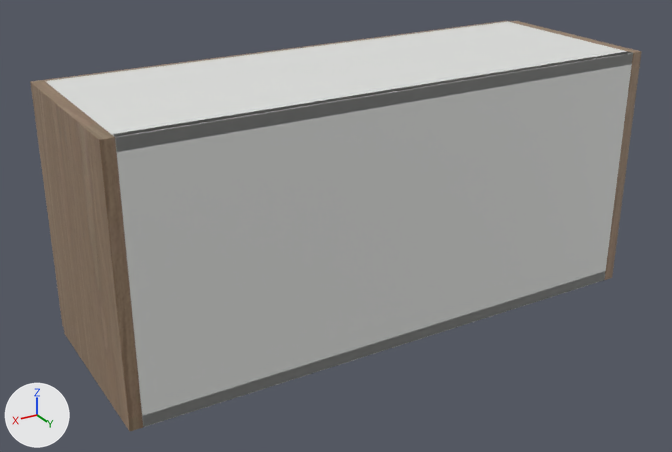
A saved change to the glTF model storefront/public/cabinet-inventory/models/oppein-pb-mnw-w3315.glb.
Rendered twice from a 50 mm camera at (1.116, 0.962, 0.694) aimed at (0.451, -0.146, 0.14). The lights are fixed; the arrows at lower left show +X, +Y and +Z. The picture after the commit comes second. Where no turn or scale is listed for an object, it has been applied to the vertices.

In view in the first picture: 'Cabinet back', 'Cabinet bottom', 'Cabinet side', 'Cabinet side.001', 'Cabinet top', 'Door.001' and 1 more.
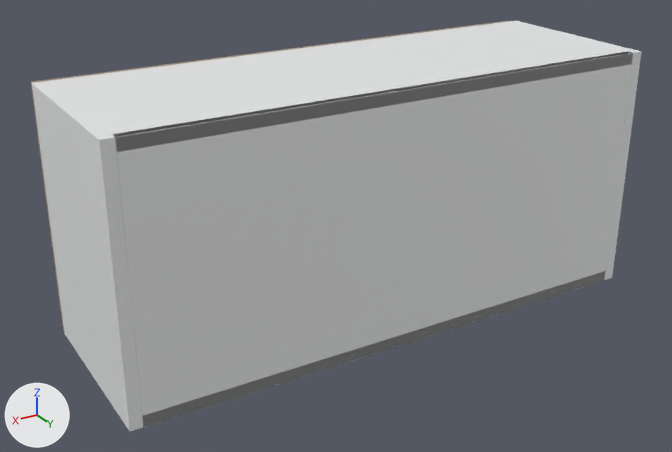
Patch to the scene script:
```diff
--- a/storefront/public/cabinet-inventory/models/oppein-pb-mnw-w3315.glb.py
+++ b/storefront/public/cabinet-inventory/models/oppein-pb-mnw-w3315.glb.py
@@ mat_white_cabinet_carcass @@
+mat_white_cabinet_carcass = principled_material('White cabinet carcass')
+mat_white_cabinet_carcass.base_color = (0.82, 0.83, 0.835)  # white #eaebec
+mat_white_cabinet_carcass.roughness = 0.48
@@ me_cube @@
 me_cube.from_pydata(...)  # 56 vertices, 108 faces; spans x -0.009..0.009, y -0.142..0.142, z -0.191..0.191
-me_cube.materials.append(mat_supplier_finish___natural_wood)  # picture img_oak
+me_cube.materials.append(mat_white_cabinet_carcass)  # white #eaebec
@@ me_cube_001 @@
 me_cube_001.from_pydata(...)  # 56 vertices, 108 faces; spans x -0.009..0.009, y -0.142..0.142, z -0.191..0.191
-me_cube_001.materials.append(mat_supplier_finish___natural_wood)  # picture img_oak
+me_cube_001.materials.append(mat_white_cabinet_carcass)  # white #eaebec
```

Where the change shows, as pixel boxes [x1, y1, x2, y2] in the pictures (672 x 452 px):
'Cabinet side.001', recoloured (brown to white)
    both: [32, 81, 143, 431]
'Cabinet side', recoloured
    both: [509, 21, 641, 280]
